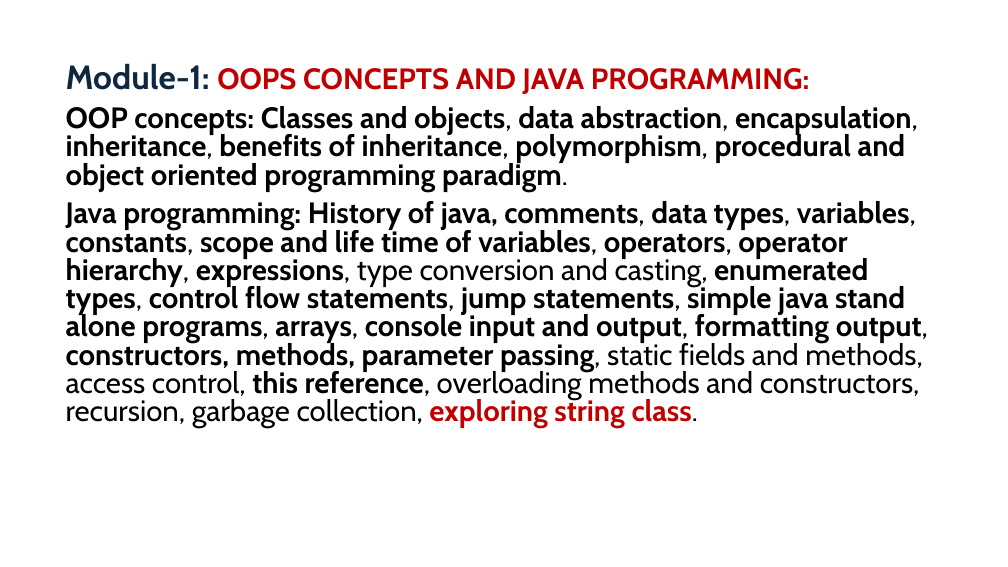
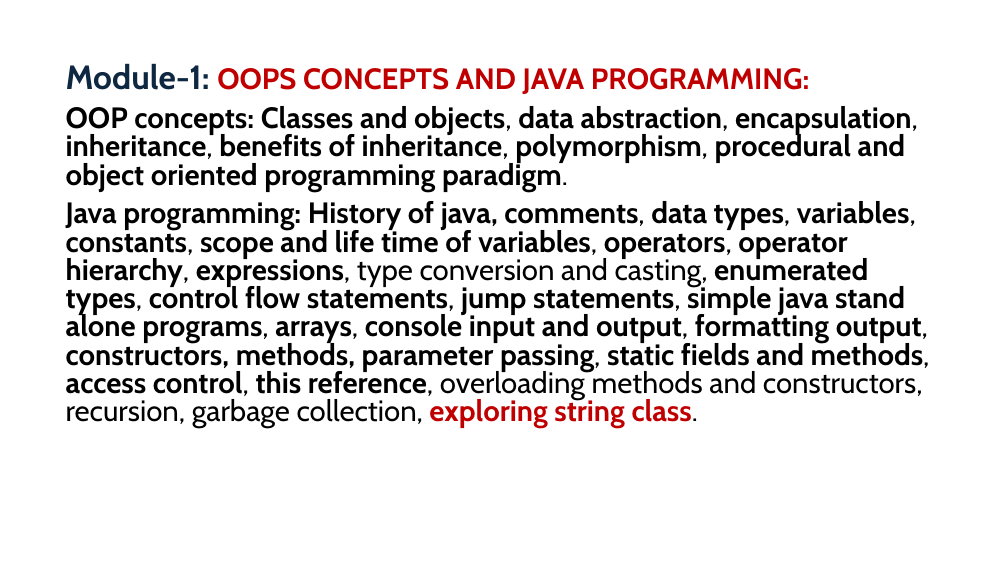
Before and after one commit to PRAMOD-VISHNU-NAIK/MCA-2nd-Sem-Shridevi-College, a slide deck: slide 26 of Theory Class-Notes/Continue.pptx (slide 19 before the commit). Drawn at 1008x567 pixels with LibreOffice and Linux fonts; fonts in the diff are those of the drawing. Boxes give left, top, right and bottom in pixels: in the first picture for what was removed or moved away, otherwise in the second. Text is boxed around its words. In the diff, an @@ line names an element or a change of style, - is before the commit and + after.

```diff
--- a/Theory Class-Notes/Continue.pptx
+++ b/Theory Class-Notes/Continue.pptx
@@ text at (66, 201, 930, 428): bold on in "static fields and methods, access control," @@
```
Also in this commit, not shown: 1 other slide changed, 13 slides added, 5 slides removed.
